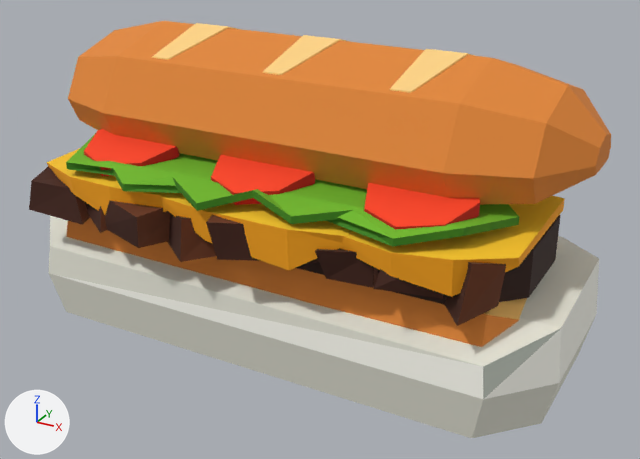
One commit to the Blender file art/products/ChoppedCheese/ChoppedCheese.blend: the scene before it, then after it.
The view is the same before and after, from a camera (50 mm lens) standing at (0.148, -0.255, 0.165) and looking at (0.01, -0.004, 0.04). Every picture has the same lights, and +X, +Y and +Z are marked at lower left. The first picture is the older version.

Objects in the first picture: 'ChoppedCheese_Body'.
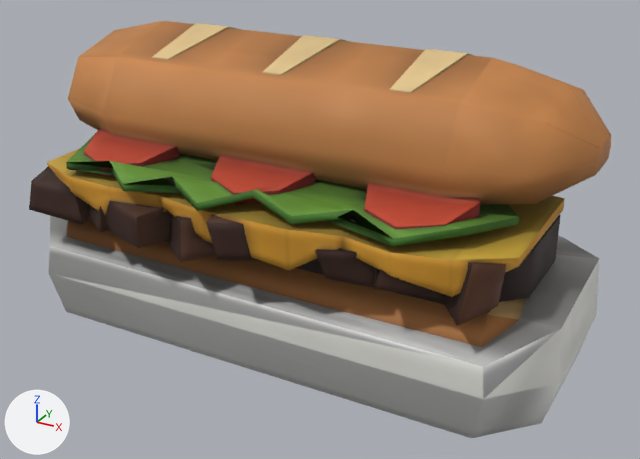
What differs and where, as boxes (x1, y1, x2, y2) in the pictures (640 x 459 px):
'ChoppedCheese_Body', recoloured, shading changed
    both: (29, 21, 611, 438)

What the commit changed:
Picture 'T_ChoppedCheese_BC.png' (img_t_choppedcheese_bc_png) is new.
Picture 'T_ChoppedCheese_N.png' (img_t_choppedcheese_n_png) is new.
Picture 'T_ChoppedCheese_M.png' (img_t_choppedcheese_m_png) is new.
Material 'ChoppedCheese_GameLook' (mat_choppedcheese_gamelook) is new.
Uses the picture img_t_choppedcheese_bc_png.
Uses the picture img_t_choppedcheese_m_png.
Uses the picture img_t_choppedcheese_n_png.
me_choppedcheese_mesh has 344 vertices, 596 faces and spans x -0.102..0.102, y -0.053..0.046, z 0.0..0.105.
me_choppedcheese_mesh is used by ob_choppedcheese_body; location (0.0, 0.0, 0.0).
me_choppedcheese_mesh no longer uses material mat_m_choppedcheese (picture img_t_choppedcheese_basecolor).
me_choppedcheese_mesh part 1: edges marked sharp go from 0 to 348.
me_choppedcheese_mesh gains material mat_choppedcheese_gamelook.
